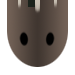
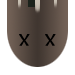
Layered file, before and after one edit (75x75). Changes by layer:
added layer "Right Eye X" above "Left Eye X" over [19, 34, 30, 46]
added layer "Left Eye X" above "Layer 10" over [45, 34, 56, 46]
hid "Layer 10" over [45, 31, 55, 46]
hid "Layer 9" over [19, 31, 29, 46]
